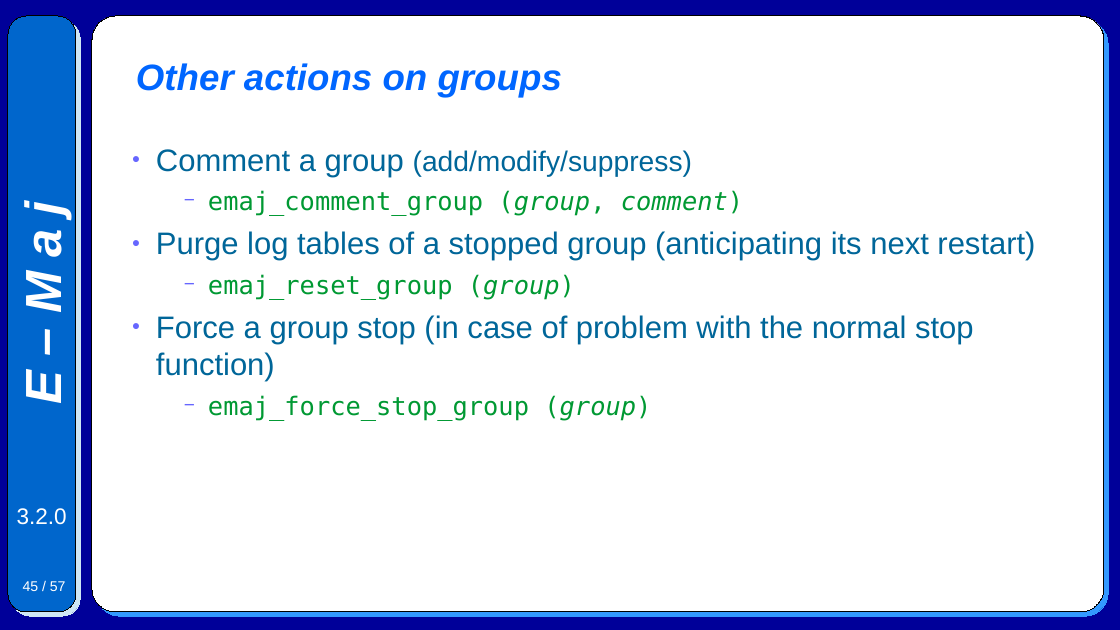
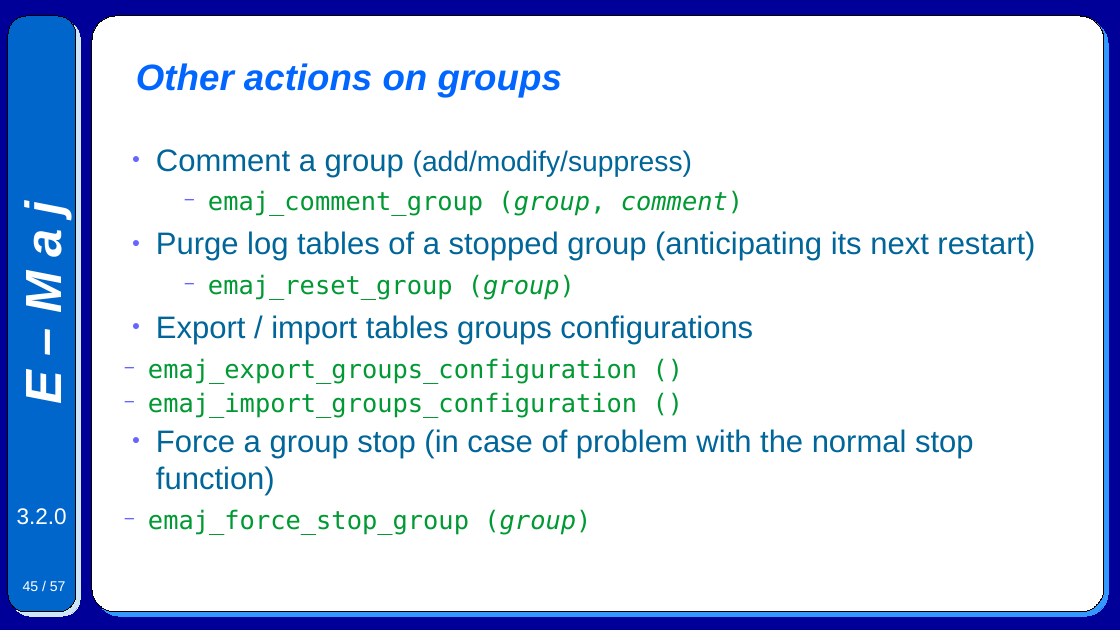
Before and after one commit to beaud76/emaj_doc, a slide deck: slide 45 of Emaj.devel_pres_en.odp. Drawn at 1120x630 pixels with LibreOffice and Linux fonts; fonts in the diff are those of the drawing. Boxes give left, top, right and bottom in pixels: in the first picture for what was removed or moved away, otherwise in the second. Text is boxed around its words. In the diff, an @@ line names an element or a change of style, - is before the commit and + after.

```diff
--- a/Emaj.devel_pres_en.odp
+++ b/Emaj.devel_pres_en.odp
@@ text at box(148, 315, 753, 418): paragraphs added @@
+● Export / import tables groups configurations
+  − emaj_export_groups_configuration ()
+  − emaj_import_groups_configuration ()
@@ text at box(148, 509, 591, 535): indent changed; less space between paragraphs @@
```
Also in this commit, not shown: 1 other slide changed, 3 other files.
